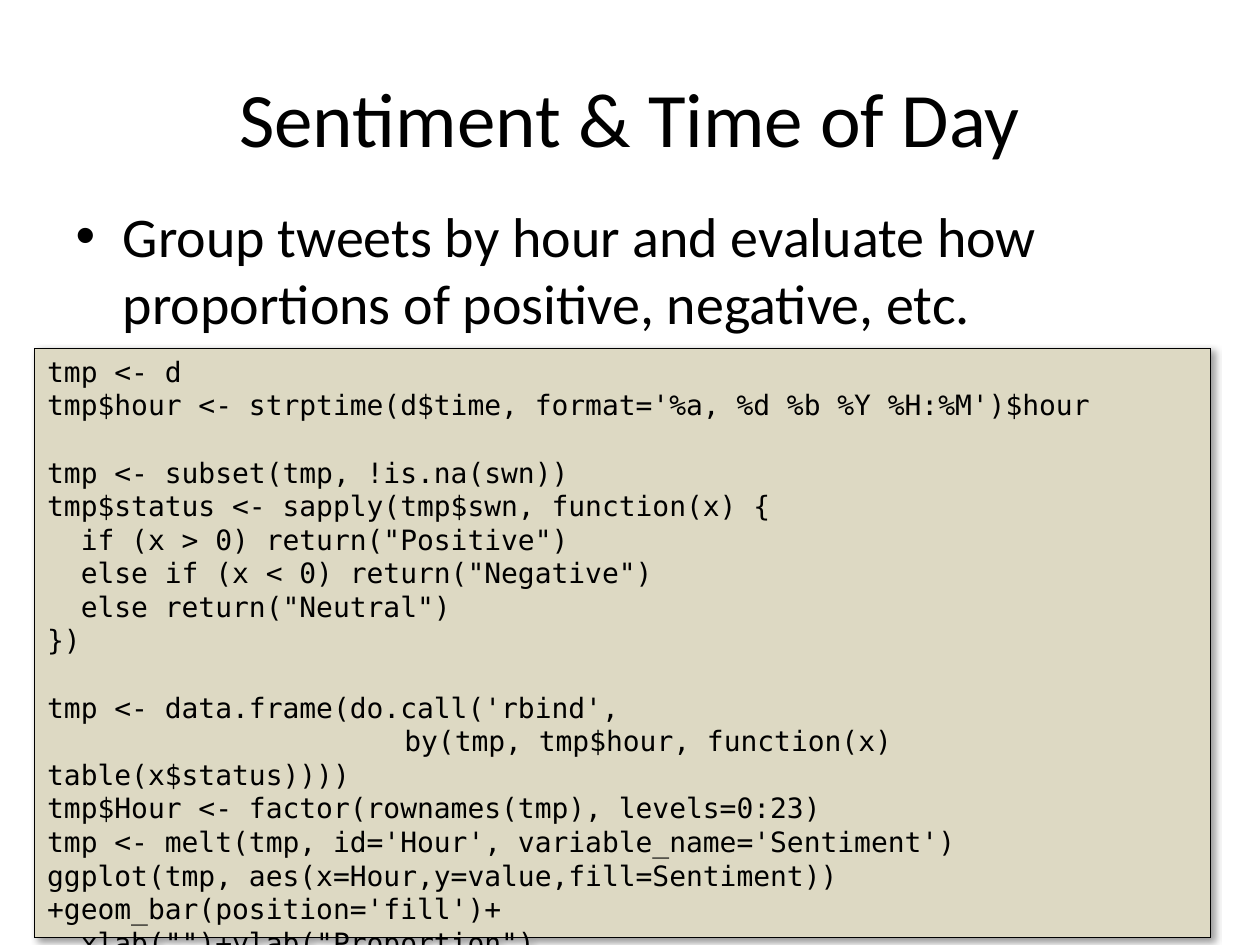
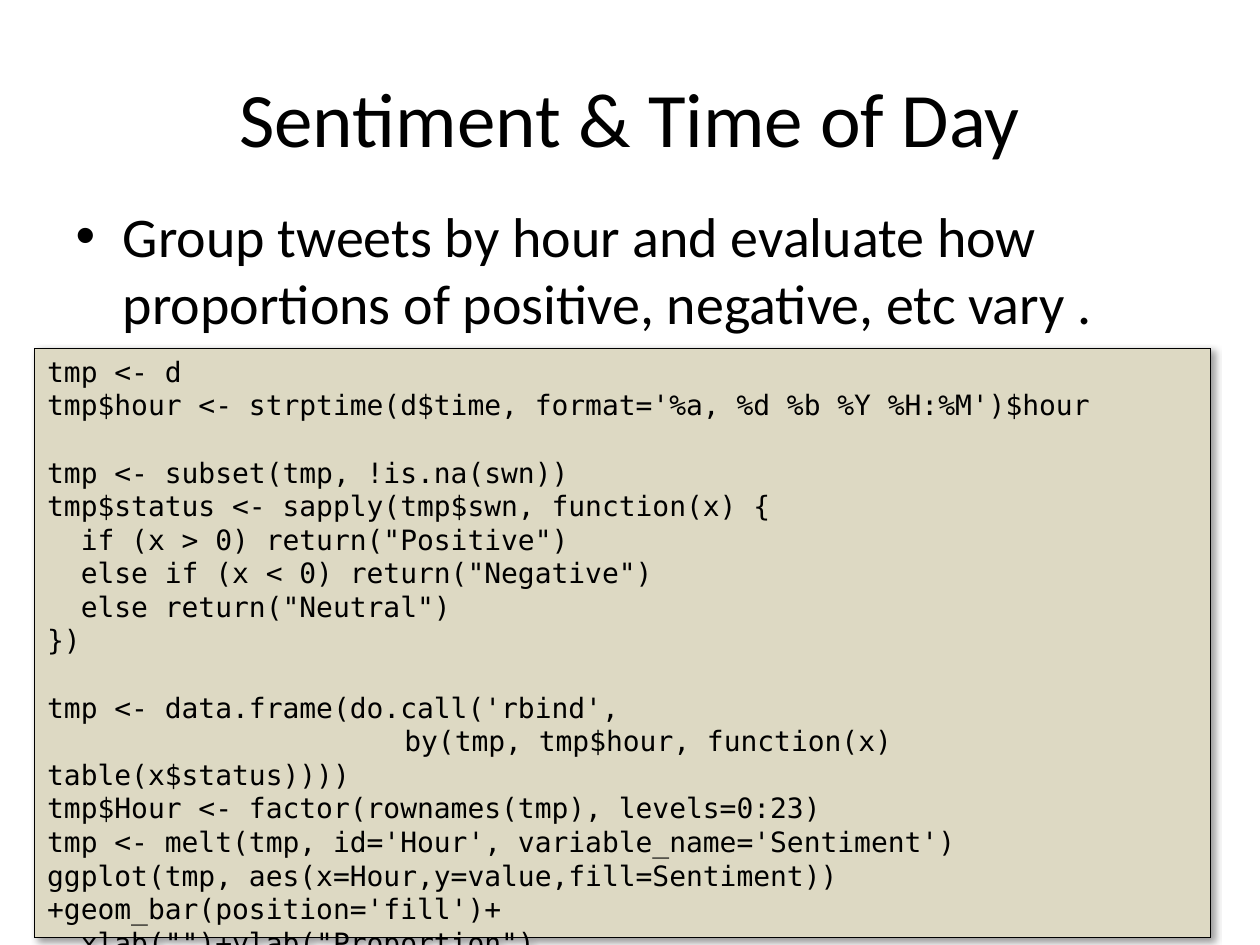
Before and after one commit to rajarshi/ctrug-tweet, a slide deck: slide 11 of ctrug.pptx. Drawn at 1260x945 pixels with LibreOffice and Linux fonts; fonts in the diff are those of the drawing. Boxes give left, top, right and bottom in pixels: in the first picture for what was removed or moved away, otherwise in the second. Text is boxed around its words. In the diff, an @@ line names an element or a change of style, - is before the commit and + after.

Commit message:
some updates to the slides

```diff
--- a/ctrug.pptx
+++ b/ctrug.pptx
@@ text at bbox=[123, 218, 1064, 334]: text changed @@
-• Group tweets by hour and evaluate how proportions of positive, negative, etc.
+• Group tweets by hour and evaluate how proportions of positive, negative, etc vary .
```
Also in this commit, not shown: 1 other slide changed.
